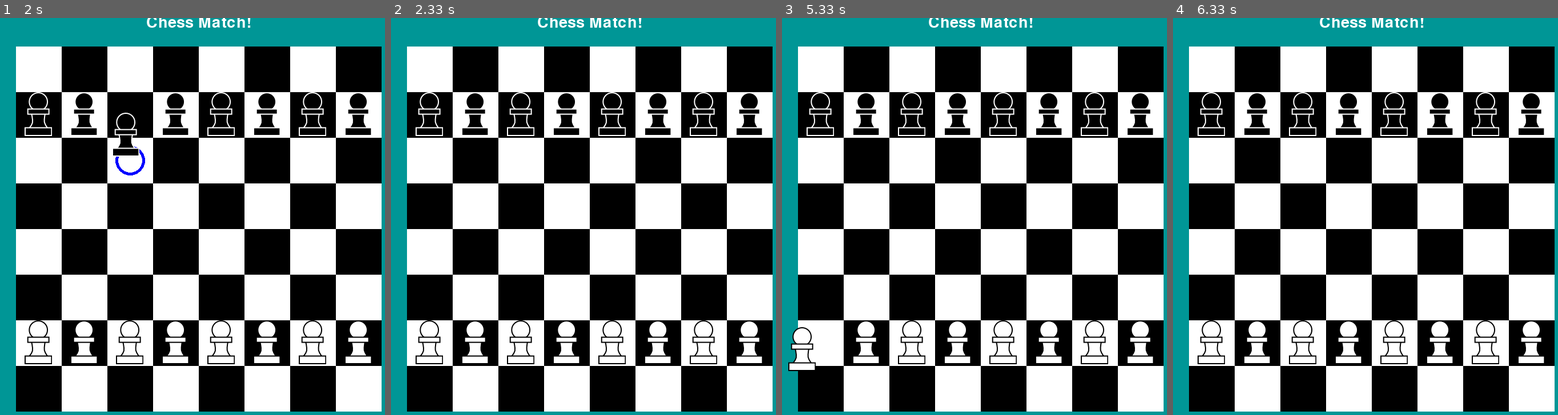
Above: before the commit, frames 1-4 (left to right).
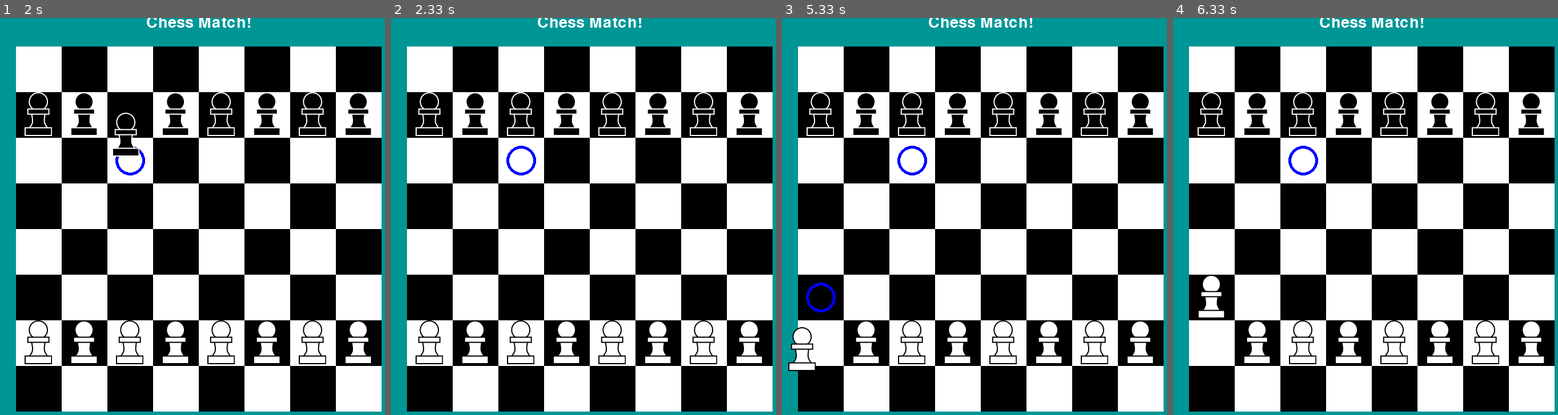
Above: after the commit, the same moments.

Repository: LJPCODESTUDIO/Pygame-Chess
Game: pygame game, started from main.py
The game is run twice, just before and just after one commit, with the same random seed, the same clock (stepped at 60 frames per second) and the same inputs.
Inputs (mouse positions are in pixels of both pictures, inside the frame that each line leads up to):
- Up to frame 1 (2 s): press the mouse at (200, 244) at 0.37 s; move the mouse to (138, 232) at 0.47 s; release the mouse at (77, 220) at 0.6 s; click (127, 137) at 1.82 s
- Up to frame 2 (2.33 s): press the mouse at (518, 137) at 2.13 s; move the mouse to (533, 113) at 2.23 s
- Up to frame 3 (5.33 s): release the mouse at (939, 89) at 2.37 s; press the mouse at (909, 137) at 2.47 s; move the mouse to (1001, 129) at 2.57 s; release the mouse at (1097, 121) at 2.7 s; press the mouse at (909, 137) at 2.8 s; move the mouse to (1005, 145) at 2.9 s; release the mouse at (1097, 156) at 3.03 s; press the mouse at (909, 137) at 3.13 s; move the mouse to (905, 113) at 3.23 s; release the mouse at (901, 89) at 3.37 s; press the mouse at (909, 137) at 3.47 s; move the mouse to (970, 149) at 3.57 s; release the mouse at (1032, 160) at 3.7 s; press the mouse at (909, 137) at 3.8 s; move the mouse to (866, 105) at 3.9 s; release the mouse at (824, 77) at 4.03 s; press the mouse at (909, 137) at 4.13 s; move the mouse to (955, 228) at 4.23 s; release the mouse at (1005, 323) at 4.37 s; press the mouse at (909, 137) at 4.47 s; move the mouse to (870, 156) at 4.57 s; release the mouse at (835, 176) at 4.7 s; press the mouse at (909, 137) at 4.8 s; move the mouse to (851, 196) at 4.9 s; release the mouse at (793, 260) at 5.03 s; click (801, 351) at 5.15 s
- Up to frame 4 (6.33 s): press the mouse at (1192, 351) at 5.47 s; move the mouse to (1303, 220) at 5.57 s; release the mouse at (1415, 89) at 5.7 s; press the mouse at (1192, 351) at 5.8 s; move the mouse to (1192, 299) at 5.9 s; release the mouse at (1188, 248) at 6.03 s; click (1219, 303) at 6.18 s

Frame 1 is identical in both runs. In frame 2, 0.2% of the frame differs, in the area x 29-38%, y 32-40%; in frame 3, 0.3%; in frame 4, 0.8%, in the area x 6-38%, y 32-88%.

Commit message:
gotta do it 1 by 1

Diff:
--- a/main.py
+++ b/main.py
@@ -127,10 +127,10 @@
                 ["BP", "BP", "BP", "BP", "BP", "BP", "BP", "BP"],
                 ["BP", "BP", "BP", "BP", "BP", "BP", "BP", "BP"],
                 ["BP", "BP", "BP", "BP", "BP", "BP", "BP", "BP"],
-                ["BP", "BP", "BP", "BP", "BP", "BP", "BP", "BP"],
-                ["BP", "BP", "BP", "BP", "BP", "BP", "BP", "BP"],
                 ["WP", "WP", "WP", "WP", "WP", "WP", "WP", "WP"],
-                ["BP", "BP", "BP", "BP", "BP", "BP", "BP", "BP"],
+                ["WP", "WP", "WP", "WP", "WP", "WP", "WP", "WP"],
+                ["WP", "WP", "WP", "WP", "WP", "WP", "WP", "WP"],
+                ["WP", "WP", "WP", "WP", "WP", "WP", "WP", "WP"]
             ]
     elif "set" in command:
         args = command.split()
@@ -151,33 +151,61 @@
 
 #Find all the valid locations to move
 def find_pos(grabbed_unit, grabbed_pos):
-   if grabbed_unit == "BP":
+    if grabbed_unit == "BP":
         possible_x = grabbed_pos[1]
         possible_y = grabbed_pos[0] + BLACK_MOVES["Pawn"][0][0]
+        kill_x1 = grabbed_pos[1] + 1
+        kill_x2 = grabbed_pos[1] - 1
         if possible_y > 7:
             return
-        if grid[possible_y][possible_x] != "":
-            return
-        grid[possible_y][possible_x] = "O"
+        if grid[possible_y][possible_x] == "":
+            grid[possible_y][possible_x] = "O"
+        if "W" in grid[possible_y][kill_x1]:
+            grid[possible_y][kill_x1] = grid[possible_y][kill_x1] + "O"
+        if "W" in grid[possible_y][kill_x2]:
+            grid[possible_y][kill_x2] = grid[possible_y][kill_x2] + "O"
+    if grabbed_unit == "WP":
+        possible_x = grabbed_pos[1]
+        possible_y = grabbed_pos[0] + WHITE_MOVES["Pawn"][0][0]
+        kill_x1 = grabbed_pos[1] + 1
+        kill_x2 = grabbed_pos[1] - 1
+        if possible_y > 7:
+            return
+        if grid[possible_y][possible_x] == "":
+            grid[possible_y][possible_x] = "O"
+        if "B" in grid[possible_y][kill_x1]:
+            grid[possible_y][kill_x1] = grid[possible_y][kill_x1] + "O"
+        if "B" in grid[possible_y][kill_x2]:
+            grid[possible_y][kill_x2] = grid[possible_y][kill_x2] + "O"
 
 #Because it doesn't like removing circles
 def remove_pos(grabbed_unit, grabbed_pos):
     if grabbed_unit == "BP":
         possible_x = grabbed_pos[1]
-        possible_y = grabbed_pos[0] + 1
+        possible_y = grabbed_pos[0] + BLACK_MOVES["Pawn"][0][0]
+        kill_x1 = grabbed_pos[1] + 1
+        kill_x2 = grabbed_pos[1] - 1
         if possible_y > 7:
             return
-        if grid[possible_y][possible_x] != "O":
-            return
-        grid[possible_y][possible_x] = ""
+        if grid[possible_y][possible_x] == "":
+            grid[possible_y][possible_x] = "O"
+        if "O" in grid[possible_y][kill_x1]:
+            grid[possible_y][kill_x1].replace("O", "")
+        if "O" in grid[possible_y][kill_x2]:
+            grid[possible_y][kill_x2].replace("O", "")
     if grabbed_unit == "WP":
         possible_x = grabbed_pos[1]
-        possible_y = grabbed_pos[0] + 1
+        possible_y = grabbed_pos[0] + WHITE_MOVES["Pawn"][0][0]
+        kill_x1 = grabbed_pos[1] + 1
+        kill_x2 = grabbed_pos[1] - 1
         if possible_y > 7:
             return
-        if grid[possible_y][possible_x] != "O":
-            return
-        grid[possible_y][possible_x] = ""
+        if grid[possible_y][possible_x] == "":
+            grid[possible_y][possible_x] = "O"
+        if "O" in grid[possible_y][kill_x1]:
+            grid[possible_y][kill_x1].replace("O", "")
+        if "O" in grid[possible_y][kill_x2]:
+            grid[possible_y][kill_x2].replace("O", "")
 
 #Draw the screen
 def draw_debug():
@@ -218,12 +246,12 @@
         for cell_x in range(grid_size):
             cell = pg.Rect(move_x, move_y, cell_size, cell_size)
             pg.draw.rect(SCREEN, colour, cell)
-            if grid[cell_y][cell_x] == "O":
+            if "BP" in grid[cell_y][cell_x]:
+                SCREEN.blit(BLACK_PAWN, (move_x+15, move_y))
+            if "WP" in grid[cell_y][cell_x]:
+                SCREEN.blit(WHITE_PAWN, (move_x+15, move_y))
+            if "O" in grid[cell_y][cell_x]:
                 pg.draw.circle(SCREEN, BLUE, (move_x + (cell_size//2), move_y + (cell_size//2)), cell_size//3, 5)
-            elif grid[cell_y][cell_x] == "BP":
-                SCREEN.blit(BLACK_PAWN, (move_x+15, move_y))
-            elif grid[cell_y][cell_x] == "WP":
-                SCREEN.blit(WHITE_PAWN, (move_x+15, move_y))
             move_x += cell_size
             if colour == WHITE:
                 colour = BLACK
@@ -271,7 +299,7 @@
                         find_pos(grabbed_unit, grabbed_pos)
                         grid[grid_y][grid_x] = ""
                     else:
-                        if grid[grid_y][grid_x] == "O":
+                        if "O" in grid[grid_y][grid_x]:
                             grid[grid_y][grid_x] = grabbed_unit
                             grabbed_unit = ""
                         else:
